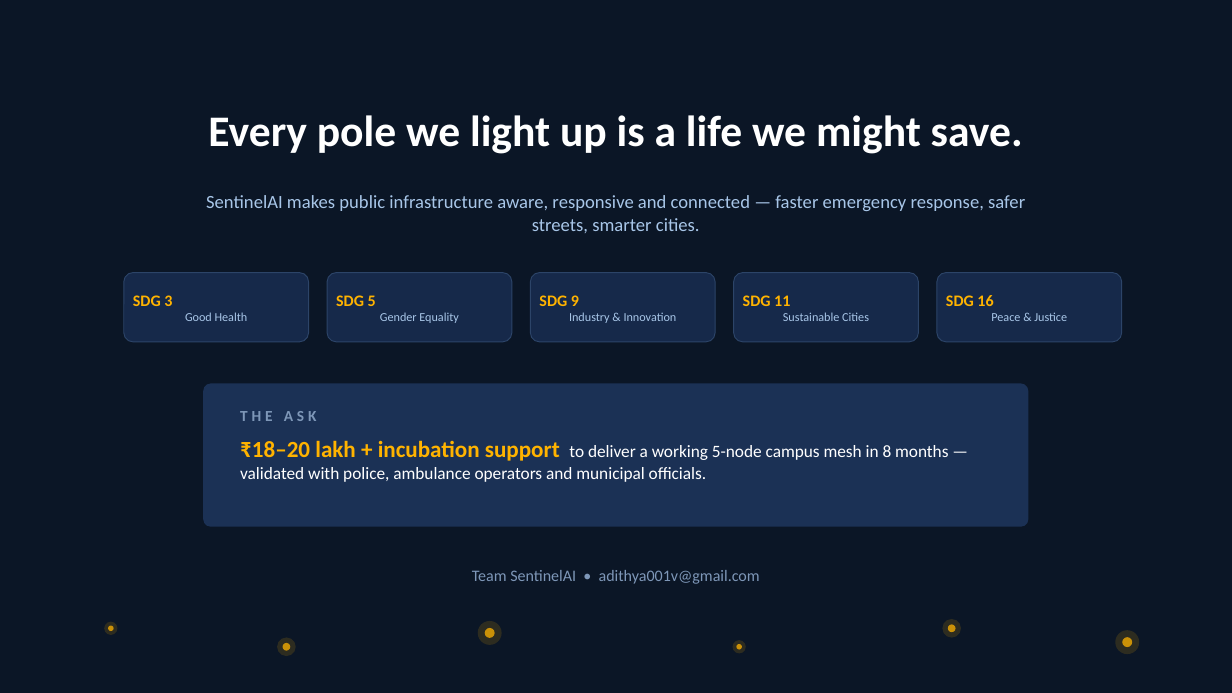
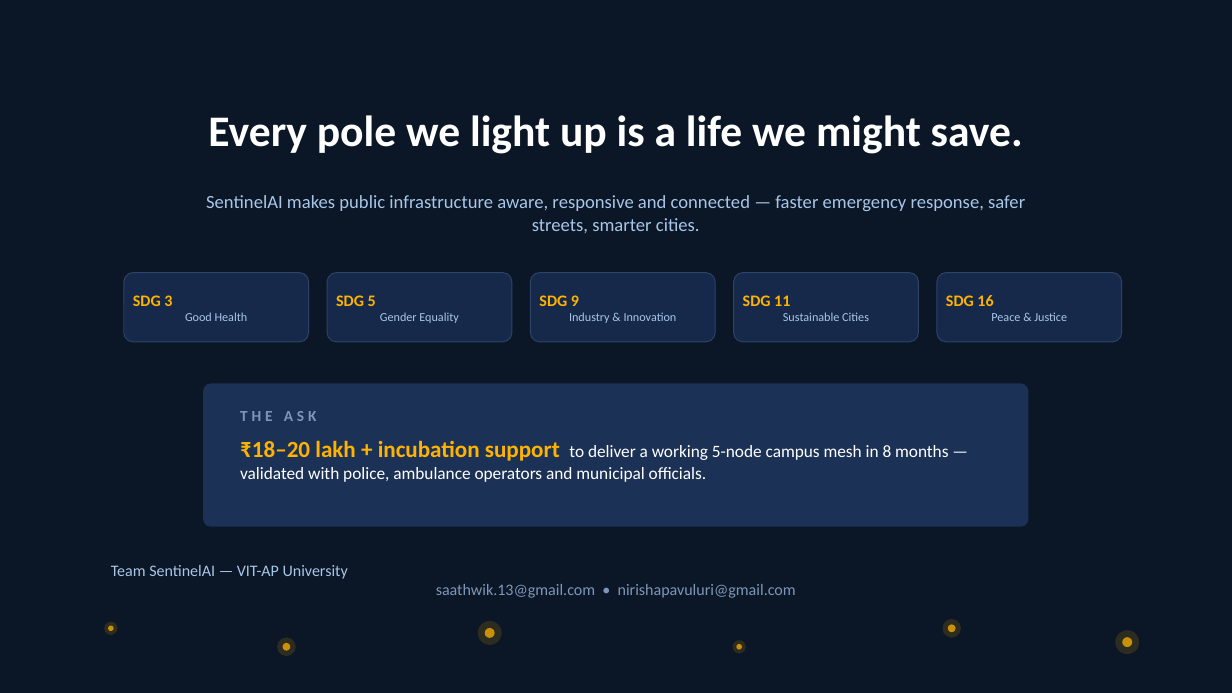
Before and after one commit to saatwik-1157/project_PathAhead, a slide deck: slide 15 of sentinelai/SentinelAI_Execution_Plan.pptx. Drawn at 1232x693 pixels with LibreOffice and Linux fonts; fonts in the diff are those of the drawing. Boxes give left, top, right and bottom in pixels: in the first picture for what was removed or moved away, otherwise in the second. Text is boxed around its words. In the diff, an @@ line names an element or a change of style, - is before the commit and + after.

Commit message:
feat: fill SentinelAI team details, add team-profile PDF
Real member details (Saatwik Sairaam Vasamsetti, Sai Nirisha Chowdary
Pavuluri — Integrated M.Tech CSE, VIT-AP, batch 2024-29) and contact emails
across deck, TEAM.md and new SentinelAI_Team_Profiles.pdf. Only the demo
video link placeholder remains.

```diff
--- a/sentinelai/SentinelAI_Execution_Plan.pptx
+++ b/sentinelai/SentinelAI_Execution_Plan.pptx
@@ text at [111,565,796,598]: text changed @@
-Team SentinelAI • adithya001v@gmail.com
+Team SentinelAI — VIT-AP University
+saathwik.13@gmail.com • nirishapavuluri@gmail.com
```
Also in this commit, not shown: 2 other slides changed, 5 other files.
